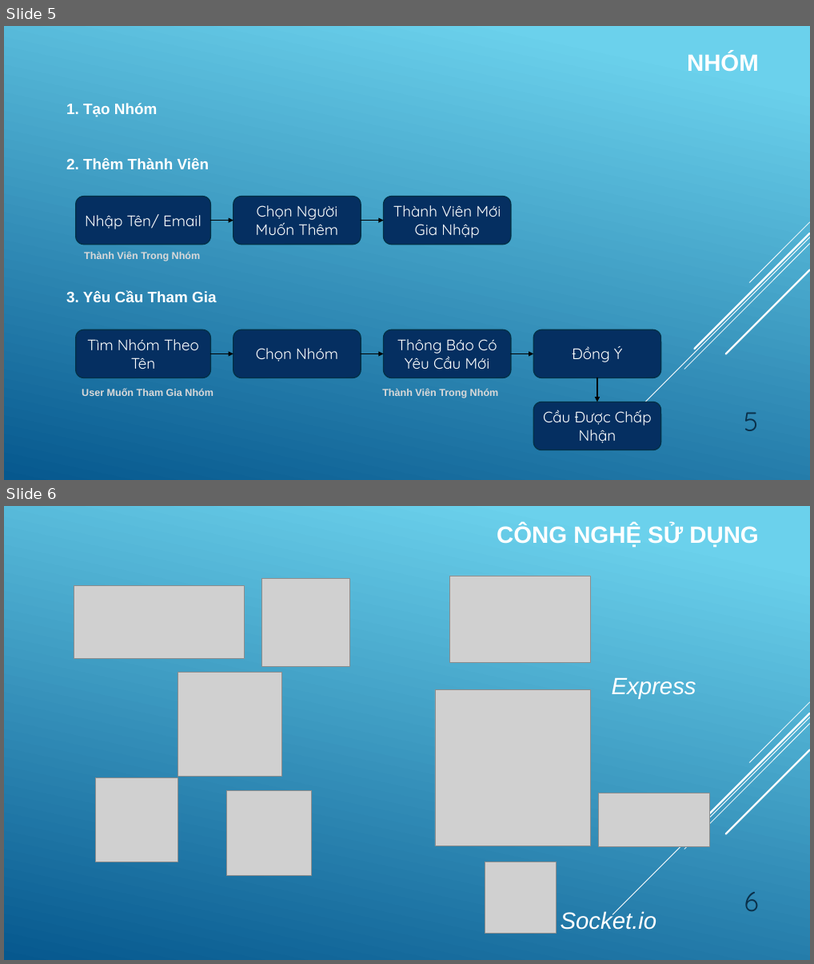
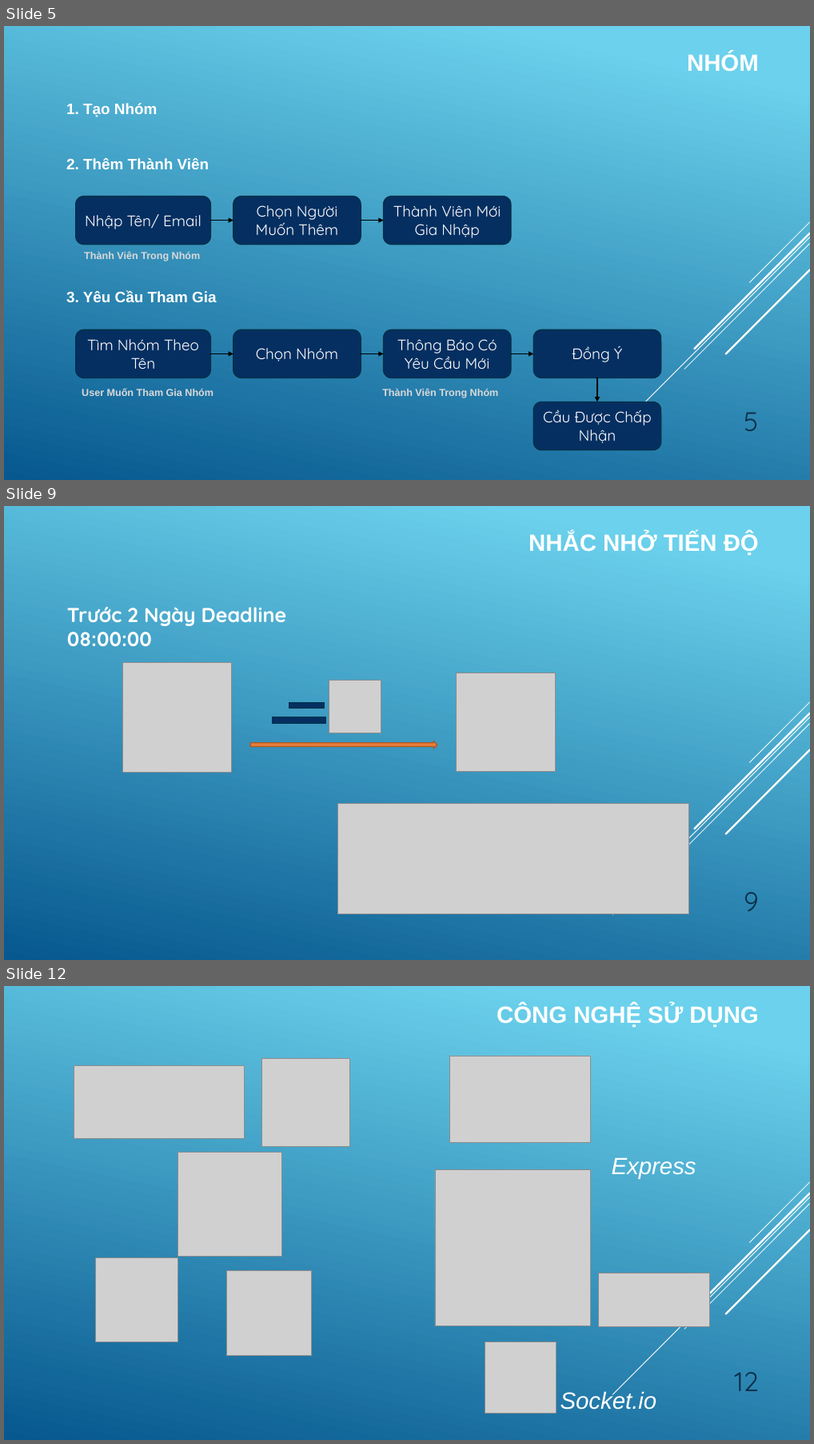
Before and after one commit to quangdat99/btl, a slide deck: Slide.pptx. Shown one above the other, each under a label of ours: slides 5 and 6 before the commit, slides 5, 9 and 12 after it; the slides between them are not shown. The pictures are 814x964 and 814x1444 pixels, drawn with LibreOffice and Linux fonts; fonts in the diff are those of the drawing; grey boxes stand for pictures. Boxes give left, top, right and bottom in pixels: in the first picture for what was removed or moved away, otherwise in the second. Text is boxed around its words. In the diff, an @@ line names an element or a change of style, - is before the commit and + after.

```diff
--- a/Slide.pptx
+++ b/Slide.pptx
@@ slide 9 added at box(4, 506, 810, 960), background gradient #6ED2EB to #06588E; not listed: 5 template elements that a slide beside it also shows @@
@@ text added at box(529, 532, 759, 555), 28 pt, text #FFFFFF, bold @@
+NHẮC NHỞ TIẾN ĐỘ
@@ text added at box(67, 607, 287, 646), 24 pt, text #FFFFFF, bold @@
+Trước 2 Ngày Deadline
+08:00:00
@@ picture added at box(122, 663, 231, 772) @@
@@ picture added at box(457, 673, 555, 772) @@
@@ picture added at box(330, 680, 382, 732) @@
@@ rectangle added at box(272, 716, 326, 723), fill #052F61, outline #043148 1.25 pt @@
@@ rectangle added at box(290, 703, 325, 708), fill #052F61, outline #043148 1.25 pt @@
@@ right arrow added at box(251, 740, 438, 748), fill #E87D37, outline #AC5929 1.25 pt @@
@@ picture added at box(338, 803, 690, 914) @@
@@ page number added at box(744, 892, 759, 911), 32 pt, text #0A304A @@
+9
@@ what was slide 6 is now slide 12 @@
@@ page number at box(734, 1372, 758, 1391): text changed @@
-6
+12
```
Also in this commit, not shown: 4 slides changed, 4 other slides added, 5 slides removed.
